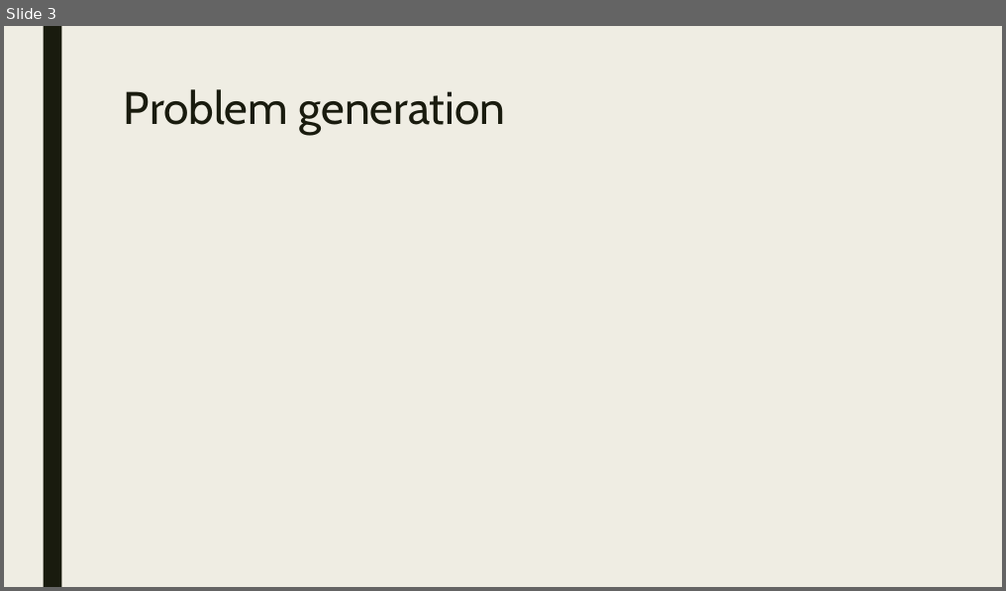
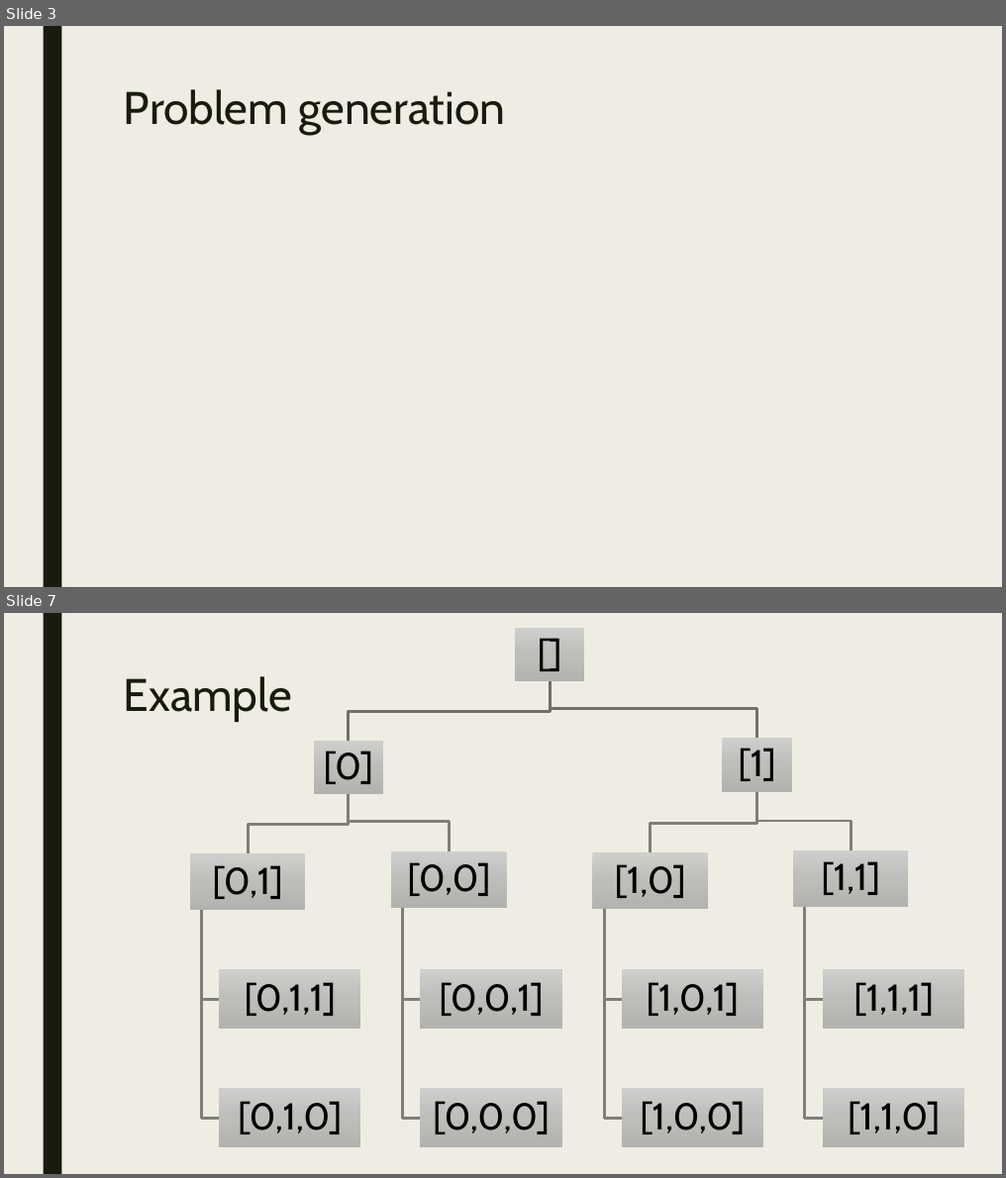
Before and after one commit to BavoGoosens/Capita3, a slide deck: presentation.pptx. Shown one above the other, each under a label of ours: slide 3 before the commit, slides 3 and 7 after it; the slides between them are not shown. The pictures are 1006x591 and 1006x1178 pixels, drawn with LibreOffice and Linux fonts; fonts in the diff are those of the drawing. Boxes give left, top, right and bottom in pixels: in the first picture for what was removed or moved away, otherwise in the second. Text is boxed around its words. In the diff, an @@ line names an element or a change of style, - is before the commit and + after.

```diff
--- a/presentation.pptx
+++ b/presentation.pptx
@@ slide 7 added at bbox=[4, 613, 1002, 1174], background #EFEDE3; not listed: 1 template element that a slide beside it also shows @@
@@ text added at bbox=[124, 676, 292, 722], 44 pt, text #191B0E @@
+Example
@@ group added at bbox=[190, 628, 965, 1149]: 15 rectangles, 15 texts, 14 freeform shapes @@
+[]
+[0]
+[0,1]
+[0,1,1]
+[0,1,0]
+[0,0]
+[0,0,1]
+[0,0,0]
+[1]
+[1,0]
+[1,0,1]
+[1,0,0]
+[1,1]
+[1,1,1]
+[1,1,0]
```
Also in this commit, not shown: 1 slide changed, 2 other slides added.
